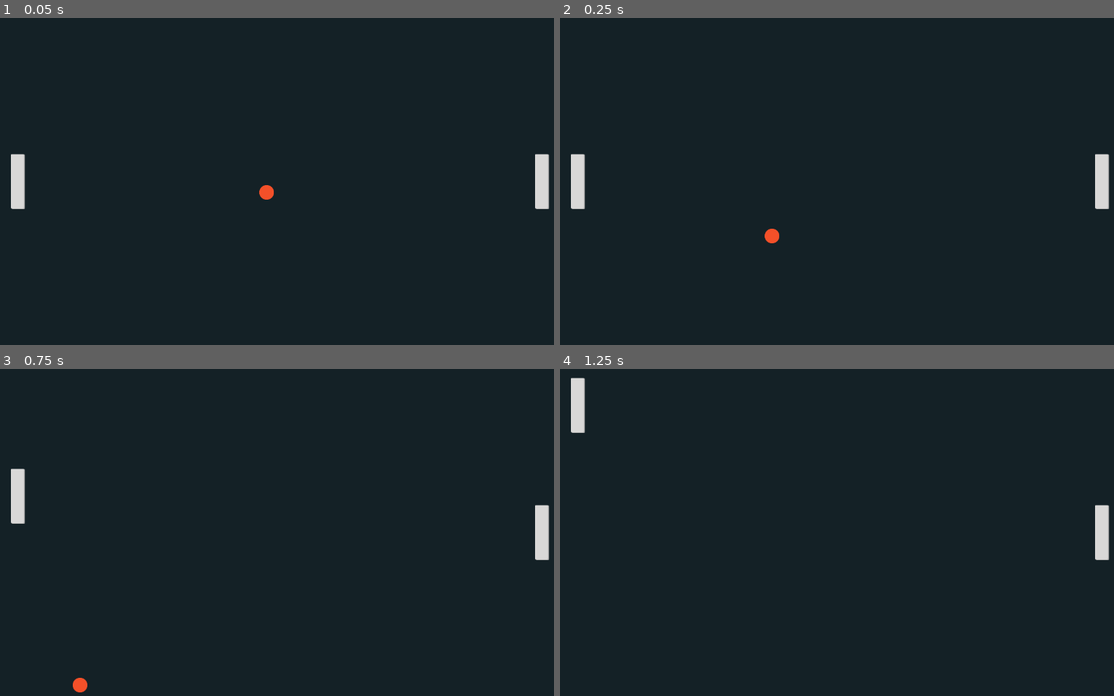
Above: before the commit, frames 1-4 (two rows, left to right).
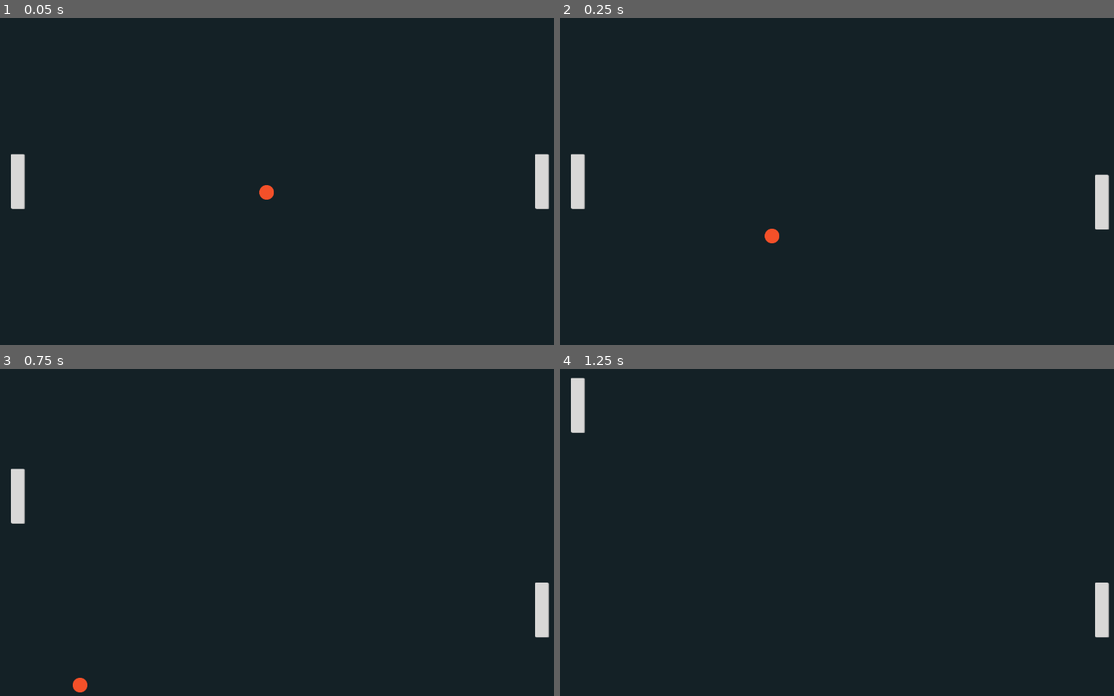
Above: after the commit, the same moments.

Repository: vrudas/pong-godot
Game: Godot game, scene res://Level/Level.tscn
Same seed, same stepped clock (60 frames per second), same inputs: the game is played once before the commit and once after it.
Inputs:
- Up to frame 1 (0.05 s): no input
- Up to frame 2 (0.25 s): no input
- Up to frame 3 (0.75 s): hold Up (ui_up) from 0.53 s (still down)
- Up to frame 4 (1.25 s): keep holding Up (ui_up)

Frame 1 is identical in both runs. In frame 2, 0.3% of the frame differs, in the area x 96-100%, y 41-65%; in frame 3, 0.9%, in the area x 96-100%, y 41-83%; in frame 4, 0.9%.

Commit message:
Implemented simple AI movement of Opponent

Diff:
--- a/Opponent/Opponent.gd
+++ b/Opponent/Opponent.gd
@@ -1,5 +1,33 @@
 extends KinematicBody2D
+
+const MIN_BALL_ABSOLUTE_POSITION: int = 25
+
+const MOVE_UP: int = -1
+const MOVE_DOWN: int = 1
+
+const STAY_STILL: int = 0
+
+var speed: int = 250
+var ball: KinematicBody2D
 
 
 func _ready() -> void:
+    ball = get_parent().find_node("Ball")
     pass
+
+
+func _physics_process(delta: float) -> void:
+    move_and_slide(Vector2(0, get_opponent_direction()) * speed)
+
+
+func get_opponent_direction() -> int:
+    var ball_absolute_position: float = abs(ball.position.y - position.y)
+    var opponent_should_move_to_ball: bool = ball_absolute_position > MIN_BALL_ABSOLUTE_POSITION
+
+    if opponent_should_move_to_ball:
+        if ball.position.y > position.y:
+            return MOVE_DOWN
+        else:
+            return MOVE_UP
+    else:
+        return STAY_STILL
